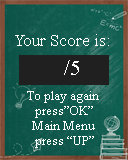
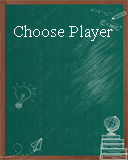
Layered file, before and after one edit (128x160). Changes by layer:
moved "Layer 4 copy" into group "Start Menu" over [14, 25, 113, 148]
moved "Your Score is:" into group "Score Board" over [15, 34, 109, 46]
moved "To play again press”OK” Main Menu press “UP”" into group "Score Board" over [27, 91, 99, 148]
moved "/5" into group "Score Board" over [64, 60, 79, 75]
moved "Rectangle 3 copy" into group "Score Board" over [19, 55, 109, 85]
hid group "Correct/Wrong" (4 layers) over [14, 25, 113, 148]
added layer "Choose Player" above "Layer 4 copy 3" over [14, 25, 113, 41]
added layer "Layer 4 copy 3" above "Lorem ipsum dolor sit amet, consectetur adipiscing elit, sed do" over [14, 25, 113, 148]